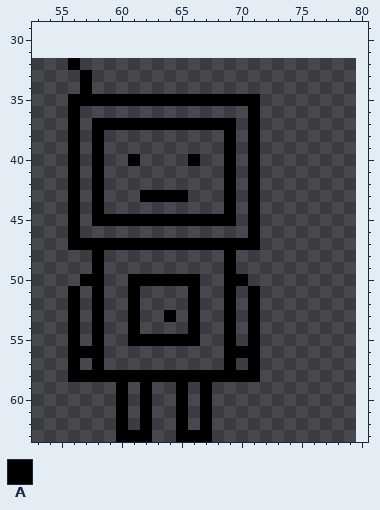
A sprite sheet gets an edit: assets/character/dude/idle/dude1.png. Above: the version before the commit.
The file is 32x32 pixels. Shown: x 53..80, y 29..63. The old version is drawn lined up with the new one, on the new canvas.
Palette (. is transparent): A #000000
Pixels before, first column x 56:
32 A...............
33 .A..............
34 .A..............
35 AAAAAAAAAAAAAAAA
36 A..............A
37 A.AAAAAAAAAAAA.A
38 A.A..........A.A
39 A.A..........A.A
40 A.A..A....A..A.A
41 A.A..........A.A
42 A.A..........A.A
43 A.A...AAAA...A.A
44 A.A..........A.A
45 A.AAAAAAAAAAAA.A
46 A..............A
47 AAAAAAAAAAAAAAAA
48 ..A..........A..
49 ..A..........A..
50 .AA..AAAAAA..AA.
51 A.A..A....A..A.A
52 A.A..A....A..A.A
53 A.A..A..A.A..A.A
54 A.A..A....A..A.A
55 A.A..AAAAAA..A.A
56 AAA..........AAA
57 A.A..........A.A
58 AAAAAAAAAAAAAAAA
59 ....A.A..A.A....
60 ....A.A..A.A....
61 ....A.A..A.A....
62 ....A.A..A.A....
63 ....AAA..AAA....
And afterwards:
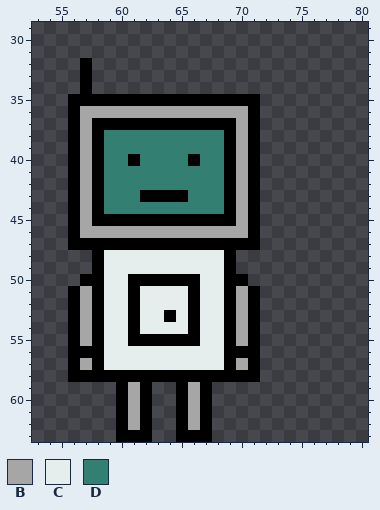
Colours new in this view: B #a6a6a6  C #e6eeed  D #338073
From old to new:
canvas 32x32 -> 128x64, the old top-left corner now at 48,32
y 32: x 56..57 A. -> .A
y 36: x 57..70 .............. -> BBBBBBBBBBBBBB
y 37: x 57 . -> B; x 70 . -> B
y 38..39: x 57 . -> B; x 59..68 .......... -> DDDDDDDDDD; x 70 . -> B
y 40: x 57 . -> B; x 59..60 .. -> DD; x 62..65 .... -> DDDD; x 67..68 .. -> DD; x 70 . -> B
y 41..42: x 57 . -> B; x 59..68 .......... -> DDDDDDDDDD; x 70 . -> B
y 43: x 57 . -> B; x 59..61 ... -> DDD; x 66..68 ... -> DDD; x 70 . -> B
y 44: x 57 . -> B; x 59..68 .......... -> DDDDDDDDDD; x 70 . -> B
y 45: x 57 . -> B; x 70 . -> B
y 46: x 57..70 .............. -> BBBBBBBBBBBBBB
y 48..49: x 59..68 .......... -> CCCCCCCCCC
y 50: x 59..60 .. -> CC; x 67..68 .. -> CC
y 51..52: x 57 . -> B; x 59..60 .. -> CC; x 62..65 .... -> CCCC; x 67..68 .. -> CC; x 70 . -> B
y 53: x 57 . -> B; x 59..60 .. -> CC; x 62..63 .. -> CC; x 65 . -> C; x 67..68 .. -> CC; x 70 . -> B
y 54: x 57 . -> B; x 59..60 .. -> CC; x 62..65 .... -> CCCC; x 67..68 .. -> CC; x 70 . -> B
y 55: x 57 . -> B; x 59..60 .. -> CC; x 67..68 .. -> CC; x 70 . -> B
y 56: x 59..68 .......... -> CCCCCCCCCC
y 57: x 57 . -> B; x 59..68 .......... -> CCCCCCCCCC; x 70 . -> B
y 59..62: x 61 . -> B; x 66 . -> B
